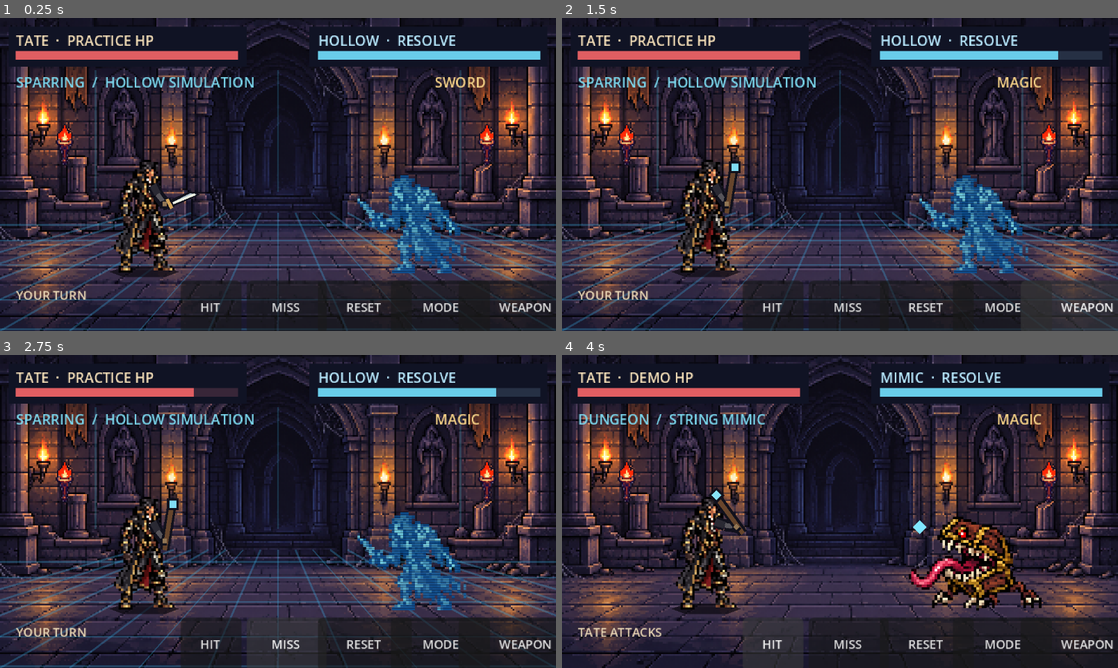
Above: before the commit, frames 1-4 (two rows, left to right).
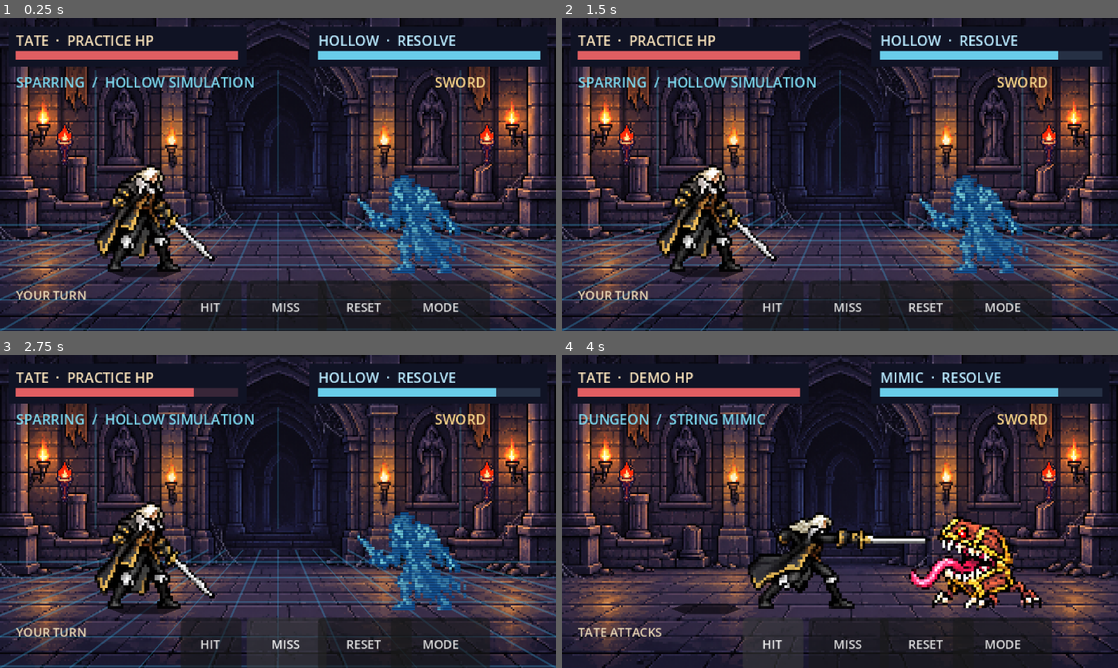
Above: after the commit, the same moments.

Repository: HeisLazi/python-tutorial-DiddyDungeon
Game: Godot game, scene res://main.tscn
Same seed, same stepped clock (60 frames per second), same inputs: the game is played once before the commit and once after it.
Inputs (mouse positions are in pixels of both pictures, inside the frame that each line leads up to):
- Up to frame 1 (0.25 s): no input
- Up to frame 2 (1.5 s): click "HIT" at 0.5 s; click (1090, 305) at 1.25 s, where only the run before the commit has a clickable "WEAPON"
- Up to frame 3 (2.75 s): click "MISS" at 2 s
- Up to frame 4 (4 s): click "MODE" at 2.75 s; click "HIT" at 3.5 s

The runs differ from the first frame. In frame 1, 3.8% of the frame differs, in the area x 17-100%, y 45-100%; in frame 2, 3.8%; in frame 3, 4.1%; in frame 4, 8.0%, in the area x 20-100%, y 10-100%.

Commit message:
Replace floating sword rig with complete combat poses

Diff:
--- a/prototypes/godot-combat/arena.gd
+++ b/prototypes/godot-combat/arena.gd
@@ -1,15 +1,14 @@
 extends Node2D
 
-const ArmScript = preload("res://weapon_arm.gd")
 const HOLLOW_SHADER = preload("res://hollow.gdshader")
 const ATLAS: Texture2D = preload("res://art/tiles.png")
-const HUNTER: Texture2D = preload("res://art/hunter-combat.png")
+const HUNTER: Texture2D = preload("res://art/tate-sword-sheet.png")
 const CRYPT: Texture2D = preload("res://art/crypt.png")
 const MIMIC: Texture2D = preload("res://art/string-mimic.png")
 const HOLLOW: Texture2D = preload("res://art/wraith-pixel.png")
 
 var hunter: Node2D
-var arm: Node2D
+var body: Sprite2D
 var enemy: Sprite2D
 var hp_bar: ColorRect
 var resolve_bar: ColorRect
@@ -18,21 +17,24 @@
 var enemy_label: Label
 var health_label: Label
 var weapon_label: Label
-var weapon_index := 0
-var weapons := ["sword", "magic", "whip", "greatsword"]
 var hp := 5
 var resolve := 5
 var simulated := true
 var acting := false
 var elapsed := 0.0
 var shot_path := ""
+var shot_pose := -1
 
 func _ready() -> void:
 	for arg in OS.get_cmdline_user_args():
 		if arg.begins_with("--shot="):
 			shot_path = arg.trim_prefix("--shot=")
+		if arg.begins_with("--pose="):
+			shot_pose = int(arg.trim_prefix("--pose="))
 	build_scene()
 	if not shot_path.is_empty():
+		if shot_pose >= 0:
+			body.frame = clampi(shot_pose, 0, 2)
 		await get_tree().create_timer(0.8).timeout
 		await RenderingServer.frame_post_draw
 		get_viewport().get_texture().get_image().save_png(shot_path)
@@ -88,17 +90,15 @@
 	hunter = Node2D.new()
 	hunter.position = Vector2(83, 146)
 	add_child(hunter)
-	var body := Sprite2D.new()
+	body = Sprite2D.new()
 	body.texture = HUNTER
-	body.scale = Vector2(1.35, 1.35)
-	body.position = Vector2(0, -32.4)
+	body.hframes = 3
+	body.frame = 0
+	body.scale = Vector2(1.5, 1.5)
+	# Frame cells share a 35px foot anchor and a 68px baseline.
+	body.offset = Vector2(13, 0)
+	body.position = Vector2(0, -48)
 	hunter.add_child(body)
-	arm = Node2D.new()
-	arm.set_script(ArmScript)
-	# Position corresponds to the front shoulder in the combat sprite.
-	arm.position = Vector2(5, -50)
-	arm.scale = Vector2(1.35, 1.35)
-	hunter.add_child(arm)
 	enemy = Sprite2D.new()
 	enemy.texture = HOLLOW
 	enemy.position = Vector2(237, 117)
@@ -125,7 +125,6 @@
 	button(ui, "MISS", Vector2(142, 151), Vector2(38, 22), _miss)
 	button(ui, "RESET", Vector2(183, 151), Vector2(39, 22), _reset)
 	button(ui, "MODE", Vector2(225, 151), Vector2(36, 22), _toggle_mode)
-	button(ui, "WEAPON", Vector2(264, 151), Vector2(51, 22), _next_weapon)
 
 func panel(parent: Node, rect: Rect2, color: Color) -> ColorRect:
 	var item := ColorRect.new()
@@ -173,13 +172,6 @@
 		enemy_label.text = "HOLLOW  ·  RESOLVE" if simulated else "MIMIC  ·  RESOLVE"
 		health_label.text = "TATE  ·  PRACTICE HP" if simulated else "TATE  ·  DEMO HP"
 
-func _next_weapon() -> void:
-	if acting: return
-	weapon_index = (weapon_index + 1) % weapons.size()
-	arm.set("weapon_kind", weapons[weapon_index])
-	arm.set("whip_extension", 0.0)
-	weapon_label.text = weapons[weapon_index].to_upper()
-
 func _toggle_mode() -> void:
 	if acting: return
 	set_mode(not simulated)
@@ -190,39 +182,15 @@
 	acting = true
 	status_label.text = "TATE ATTACKS"
 	var t := create_tween()
-	var kind: String = weapons[weapon_index]
-	if kind == "magic":
-		t.tween_property(arm, "rotation_degrees", -45.0, 0.20)
-		t.tween_callback(_magic_shot)
-		t.tween_interval(0.28)
-	elif kind == "whip":
-		t.tween_property(arm, "rotation_degrees", -30.0, 0.15)
-		t.tween_property(arm, "whip_extension", 1.0, 0.20)
-		t.parallel().tween_property(arm, "rotation_degrees", 15.0, 0.20)
-		t.parallel().tween_property(hunter, "position:x", 104.0, 0.20)
-	elif kind == "greatsword":
-		t.tween_property(arm, "rotation_degrees", -65.0, 0.28)
-		t.tween_property(hunter, "position:x", 112.0, 0.18)
-		t.parallel().tween_property(arm, "rotation_degrees", 45.0, 0.18)
-	else:
-		t.tween_property(arm, "rotation_degrees", -35.0, 0.14)
-		t.tween_property(hunter, "position:x", 116.0, 0.18)
-		t.parallel().tween_property(arm, "rotation_degrees", 30.0, 0.18)
+	t.tween_callback(func(): body.frame = 1)
+	t.tween_interval(0.16)
+	t.tween_callback(func(): body.frame = 2)
+	t.tween_property(hunter, "position:x", 140.0, 0.14).set_trans(Tween.TRANS_QUAD)
 	t.tween_callback(_enemy_hit)
-	t.tween_property(hunter, "position:x", 83.0, 0.25)
-	t.parallel().tween_property(arm, "rotation_degrees", 0.0, 0.25)
-	t.parallel().tween_property(arm, "whip_extension", 0.0, 0.25)
-	t.chain().tween_callback(_finish_turn)
-
-func _magic_shot() -> void:
-	var orb := Polygon2D.new()
-	orb.polygon = PackedVector2Array([Vector2(-4, 0), Vector2(0, -4), Vector2(4, 0), Vector2(0, 4)])
-	orb.color = Color("80e6ff")
-	orb.position = Vector2(110, 99)
-	add_child(orb)
-	var t := create_tween()
-	t.tween_property(orb, "position:x", 225.0, 0.26)
-	t.tween_callback(orb.queue_free)
+	t.tween_interval(0.14)
+	t.tween_callback(func(): body.frame = 0)
+	t.tween_property(hunter, "position:x", 83.0, 0.20)
+	t.tween_callback(_finish_turn)
 
 func _enemy_hit() -> void:
 	resolve = maxi(0, resolve - 1)
Binary file added: prototypes/godot-combat/art/tate-sword-sheet.png
Not shown, added: prototypes/godot-combat/art/tate-sword-sheet.png.import
Binary file added: prototypes/godot-combat/source-art/tate-sword-concept.png
Not shown, added: prototypes/godot-combat/source-art/tate-sword-concept.png.import
Binary file added: prototypes/godot-combat/source-art/tate-sword-sheet.aseprite
Not shown, changed: prototypes/godot-combat/README.md
Not shown, added: prototypes/godot-combat/source-art/slice_sword.py
